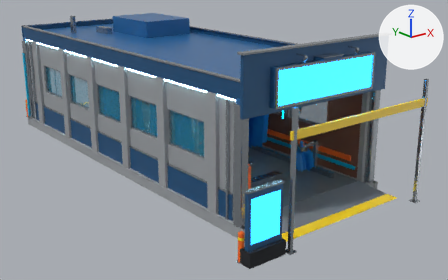
Before and after pictures for a commit that changed the Blender file examples/cannon_car_wash/blender/cannon_car_wash.blend.
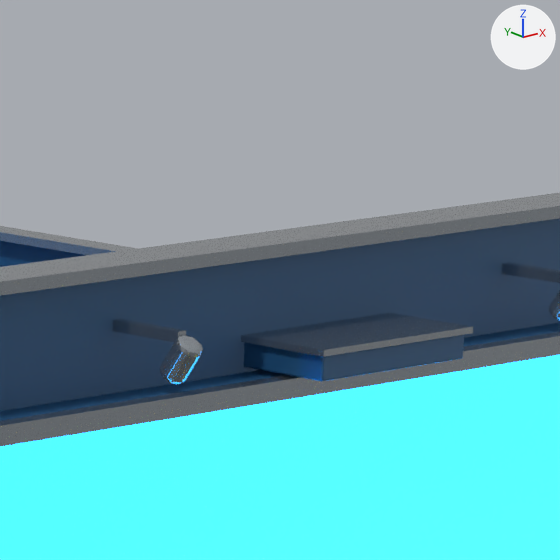
Old and new are each drawn whole from a 50 mm camera at (-16.16, -24.06, 9.34) aimed at (1.02, -2.59, 0.76) and again close up on the part from 63% to 79% of the width and 4% to 30% of the height. The lights are fixed; the arrows at upper right show +X, +Y and +Z. The older version's two pictures come first.

In view in the first close-up: 'ericrolph_cannon_car_wash_StaticBatch_deep_blue', 'ericrolph_cannon_car_wash_StaticBatch_sign_face', 'ericrolph_cannon_car_wash_StaticBatch_stainless'.
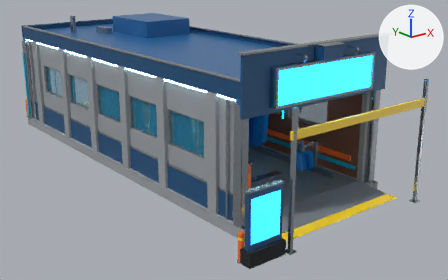
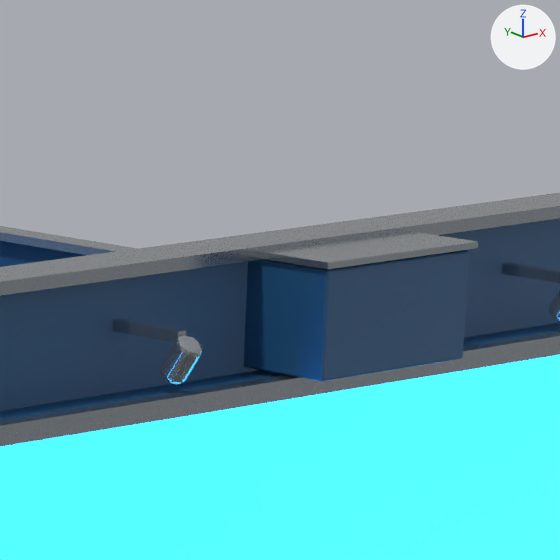
Pixel boxes [x1, y1, x2, y2] of what changed, in the close-ups (560 x 560 px; the box of a moved part takes in the faces that stretch with it):
part 1 of me_ericrolph_cannon_car_wash_staticbatch_stainless_mesh, moved or reshaped: before [241, 313, 473, 357]; after [257, 231, 478, 269]
part 2 of me_ericrolph_cannon_car_wash_staticbatch_deep_blue_mesh, moved or reshaped: before [244, 335, 464, 380]; after [244, 250, 469, 380]

Edits to the bpy script that builds the scene:
```text
Change me_ericrolph_cannon_car_wash_staticbatch_stainless_mesh:
    where me_ericrolph_cannon_car_wash_staticbatch_stainless_mesh.from_pydata(...)  # 8312 vertices, 6158 faces; spans x -1.8..7.0, y -5.7..15.7, z -3.3..2.8
    used by ob_ericrolph_cannon_car_wash_staticbatch_stainless; location = (-3.28, -5.8, 3.34)
    me_ericrolph_cannon_car_wash_staticbatch_stainless_mesh part 1: the loose piece of 8 vertices spanning x 2.8..3.8, y -4.1..-3.3, z 2.4 is moved by (0.0, 0.0, 0.4)
Change me_ericrolph_cannon_car_wash_staticbatch_deep_blue_mesh:
    where me_ericrolph_cannon_car_wash_staticbatch_deep_blue_mesh.from_pydata(...)  # 732 vertices, 570 faces; spans x -2.7..3.4, y -19.1..1.5, z -3.7..5.0
    used by ob_ericrolph_cannon_car_wash_staticbatch_deep_blue; location = (-1.31, 7.78, 3.42); rotation_euler = (0.0, 1.571, 0.0), in degrees (0, 90, 0)
    me_ericrolph_cannon_car_wash_staticbatch_deep_blue_mesh part 2: all 28 vertices in x -2.3, y -17.7..-16.9, z 0.8..1.8 are moved by (-0.4, 0.0, 0.0)
```
